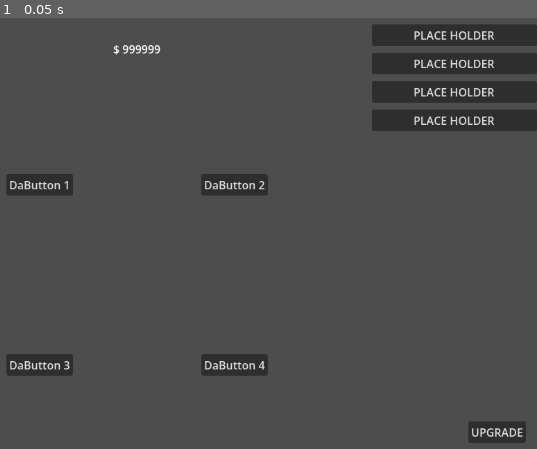
Above: before the commit, frame 1.
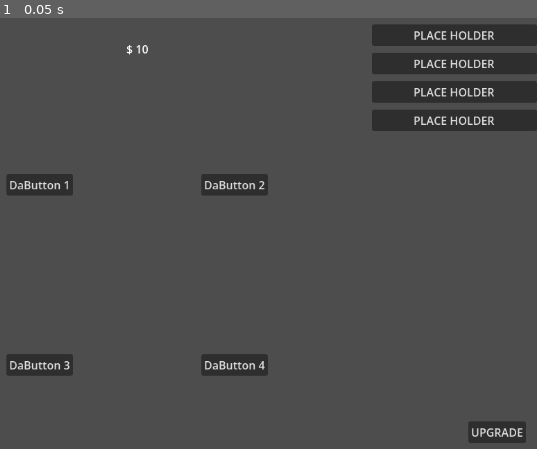
Above: after the commit, the same moment.

Repository: Ilymo/DaButton
Game: Godot game, scene res://scene/main.tscn
The game is run twice, just before and just after one commit, with the same random seed, the same clock (stepped at 60 frames per second) and the same inputs. The project has no main scene, so this scene is started directly.
Inputs:
- Up to frame 1 (0.05 s): no input

The runs differ from the first frame. In frame 1, 0.1% of the frame differs, in the area x 21-30%, y 6-9%.

Commit message:
Init game manager script
create game_manager script on root node

get ref to MoneyLabel
create current_money var
create set_money func

Diff:
--- /dev/null
+++ b/scene/game_manager.gd
@@ -0,0 +1,14 @@
+extends Node
+
+@onready var money_label: RichTextLabel = %MoneyLabel
+
+var current_money: int = 10
+
+
+func _ready() -> void:
+	set_money(current_money)
+
+
+func set_money(money_earn) -> void:
+	current_money = money_earn
+	money_label.text = "$ " + str(current_money)
--- a/scene/main.tscn
+++ b/scene/main.tscn
@@ -1,6 +1,9 @@
 [gd_scene format=3 uid="uid://cu3ucntgxq3nd"]
 
+[ext_resource type="Script" uid="uid://bxntbp11vwywj" path="res://scene/game_manager.gd" id="1_itxqv"]
+
 [node name="Main" type="Node" unique_id=664207025]
+script = ExtResource("1_itxqv")
 
 [node name="UI" type="Control" parent="." unique_id=1179282494]
 layout_mode = 3
@@ -24,6 +27,7 @@
 grow_vertical = 2
 
 [node name="MoneyLabel" type="RichTextLabel" parent="UI/VBoxContainer" unique_id=1201434855]
+unique_name_in_owner = true
 layout_mode = 2
 size_flags_vertical = 3
 size_flags_stretch_ratio = 0.25
Not shown, added: scene/game_manager.gd.uid
